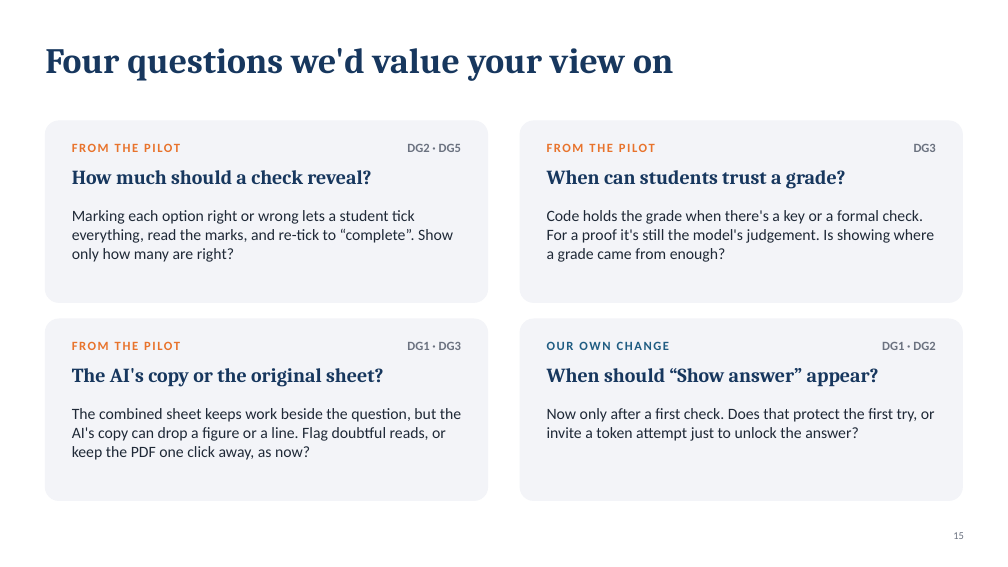
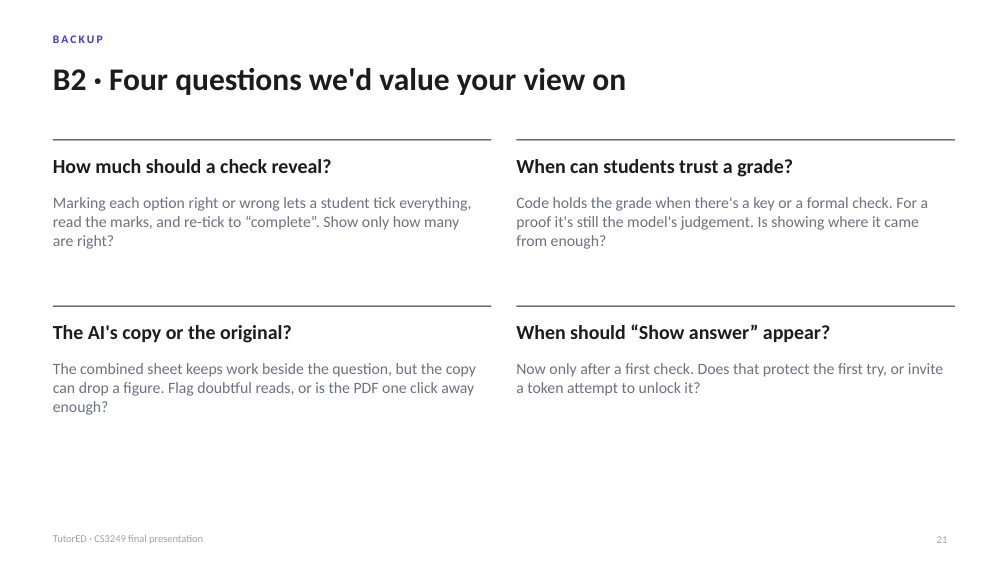
Before and after one commit to lucasisnotcool/ChatterED, a slide deck: slide 21 of docs/group/final-presentation/ChatterED_Final.pptx (slide 15 before the commit). Drawn at 1008x567 pixels with LibreOffice and Linux fonts; fonts in the diff are those of the drawing. Boxes give left, top, right and bottom in pixels: in the first picture for what was removed or moved away, otherwise in the second. Text is boxed around its words. In the diff, an @@ line names an element or a change of style, - is before the commit and + after.

```diff
--- a/docs/group/final-presentation/ChatterED_Final.pptx
+++ b/docs/group/final-presentation/ChatterED_Final.pptx
@@ text added at <box>53,35,103,43</box>, 11 pt, text #4338CA, bold @@
+BACKUP
@@ title at <box>53,68,626,95</box>: text changed; size 34 to 30 pt; font Cambria to Calibri; text colour #17375E to #1C1C1E @@
-Four questions we'd value your view on
+B2 · Four questions we'd value your view on
@@ rounded rectangle removed at <box>45,121,488,302</box> @@
@@ line added from (53, 140) to (492, 140), #1C1C1E 1 pt @@
@@ text removed at <box>72,143,180,152</box> @@
-FROM THE PILOT
@@ text removed at <box>407,144,461,152</box> @@
-DG2 · DG5
@@ line added from (516, 140) to (955, 140), #1C1C1E 1 pt @@
@@ rounded rectangle removed at <box>520,121,963,302</box> @@
@@ text removed at <box>547,143,655,152</box> @@
-FROM THE PILOT
@@ text removed at <box>914,144,936,152</box> @@
-DG3
@@ text "How much should a check ...": place and size @@
-text "How much should a check ..." at <box>72,170,371,185</box>
+text "How much should a check ..." at <box>53,159,332,173</box>
@@ text "When can students trust a ...": place and size @@
-text "When can students trust a ..." at <box>547,170,846,189</box>
+text "When can students trust a ..." at <box>516,159,793,177</box>
@@ text "Marking each option right or ...": place and size @@
-text "Marking each option right or ..." at <box>72,210,453,262</box>
+text "Marking each option right or ..." at <box>53,197,471,249</box>
@@ text "Marking each option right or ..." at <box>53,197,471,249</box>: text colour #1F2937 to #6B7280 @@
@@ text at <box>516,197,929,249</box>: text changed; text colour #1F2937 to #6B7280 @@
-Code holds the grade when there's a key or a formal check. For a proof it's still the model's judgement. Is showing where a grade came from enough?
+Code holds the grade when there's a key or a formal check. For a proof it's still the model's judgement. Is showing where it came from enough?
@@ rounded rectangle removed at <box>45,319,488,501</box> @@
@@ text at <box>53,325,292,343</box>: text changed; font Cambria to Calibri; text colour #17375E to #1C1C1E @@
-The AI's copy or the original sheet?
+The AI's copy or the original?
@@ line added from (53, 306) to (492, 306), #1C1C1E 1 pt @@
@@ font Cambria to Calibri, text colour #17375E to #1C1C1E in 3 elements at <box>53,159,332,173</box>, <box>516,159,793,177</box>, <box>516,324,830,342</box> @@
@@ text "When should “Show answer” appear?": place and size @@
-text "When should “Show answer” appear?" at <box>547,368,879,387</box>
+text "When should “Show answer” appear?" at <box>516,324,830,342</box>
@@ line added from (516, 306) to (955, 306), #1C1C1E 1 pt @@
@@ rounded rectangle removed at <box>520,319,963,501</box> @@
@@ text removed at <box>72,341,180,350</box> @@
-FROM THE PILOT
@@ text removed at <box>407,342,461,350</box> @@
-DG1 · DG3
@@ text removed at <box>547,341,669,350</box> @@
-OUR OWN CHANGE
@@ text removed at <box>882,342,935,350</box> @@
-DG1 · DG2
@@ text at <box>53,363,476,415</box>: text changed; text colour #1F2937 to #6B7280 @@
-The combined sheet keeps work beside the question, but the AI's copy can drop a figure or a line. Flag doubtful reads, or keep the PDF one click away, as now?
+The combined sheet keeps work beside the question, but the copy can drop a figure. Flag doubtful reads, or is the PDF one click away enough?
@@ text at <box>516,363,943,396</box>: text changed; text colour #1F2937 to #6B7280 @@
-Now only after a first check. Does that protect the first try, or invite a token attempt just to unlock the answer?
+Now only after a first check. Does that protect the first try, or invite a token attempt to unlock it?
@@ text added at <box>53,535,203,544</box>, 10 pt, text #9CA3AF @@
+TutorED · CS3249 final presentation
@@ page number added at <box>937,536,948,543</box>, 10 pt, text #9CA3AF @@
+21
@@ page number removed at <box>953,532,964,539</box> @@
-15
```
Also in this commit, not shown: 13 other slides changed, 11 slides added, 10 slides removed, 1 other file.
